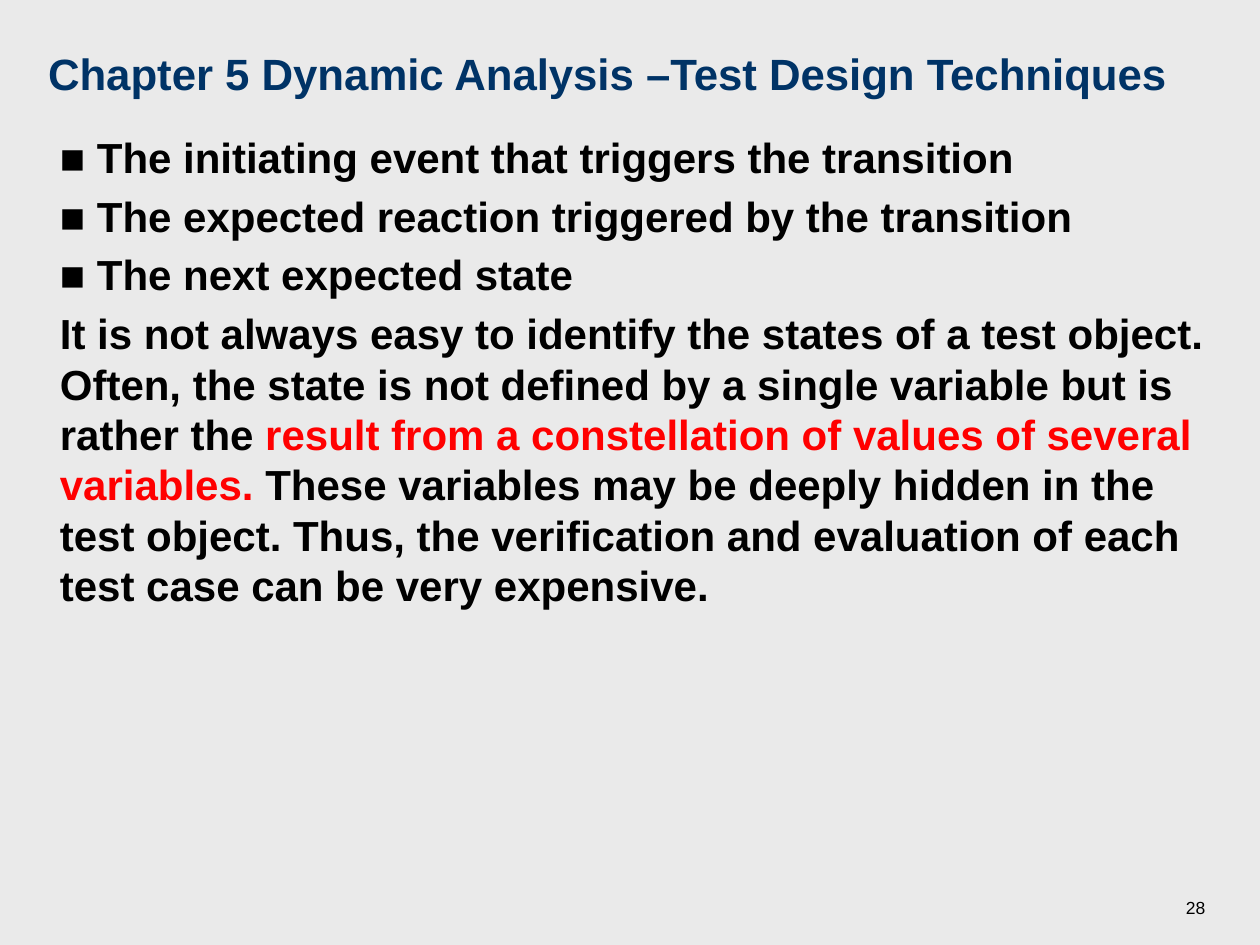
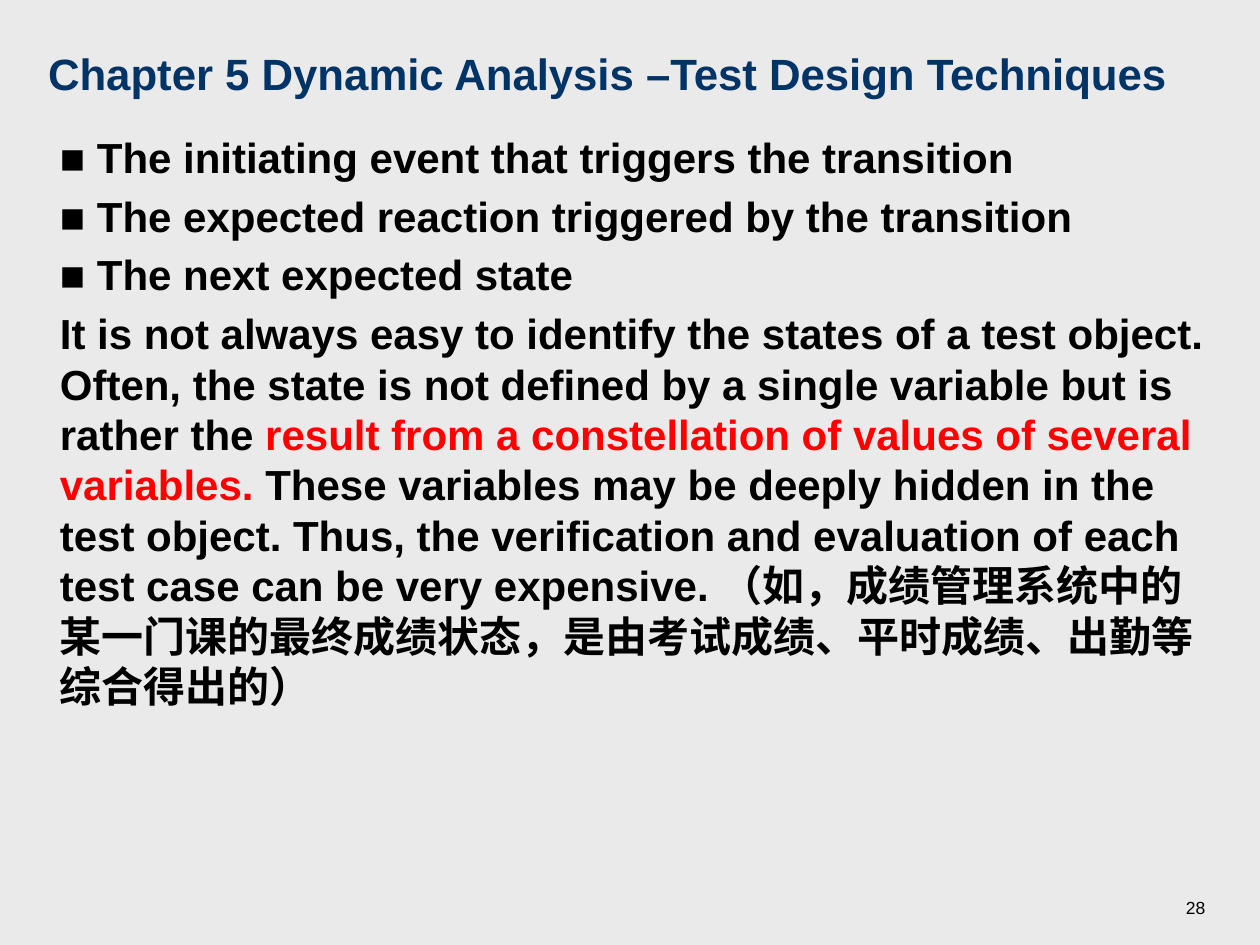
Before and after one commit to wu-hao-ze/All-assignments-and-projects-for-software-engineering-courses-at-Tongji-University, a slide deck: slide 28 of 软件测试/课件/Chapter 5 Dynamic Analysis –Test Design Techniques.ppt. Drawn at 1260x945 pixels with LibreOffice and Linux fonts; fonts in the diff are those of the drawing. Boxes give left, top, right and bottom in pixels: in the first picture for what was removed or moved away, otherwise in the second. Text is boxed around its words. In the diff, an @@ line names an element or a change of style, - is before the commit and + after.

```diff
--- a/软件测试/课件/Chapter 5 Dynamic Analysis –Test Design Techniques.ppt
+++ b/软件测试/课件/Chapter 5 Dynamic Analysis –Test Design Techniques.ppt
@@ text at (60, 318, 1203, 706): text changed @@
-It is not always easy to identify the states of a test object. Often, the state is not defined by a single variable but is rather the result from a constellation of values of several variables. These variables may be deeply hidden in the test object. Thus, the verification and evaluation of each test case can be very expensive.
+It is not always easy to identify the states of a test object. Often, the state is not defined by a single variable but is rather the result from a constellation of values of several variables. These variables may be deeply hidden in the test object. Thus, the verification and evaluation of each test case can be very expensive. （如，成绩管理系统中的某一门课的最终成绩状态，是由考试成绩、平时成绩、出勤等综合得出的）
```
Also in this commit, not shown: 9 other slides changed, 27 other files.
